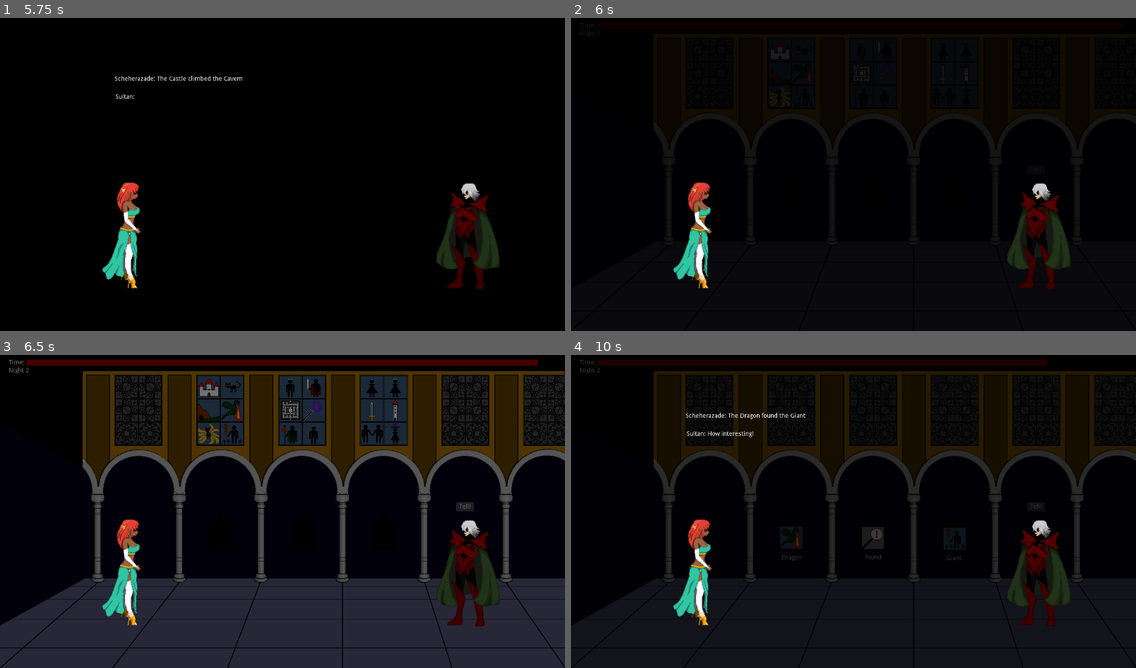
Above: before the commit, frames 1-4 (two rows, left to right).
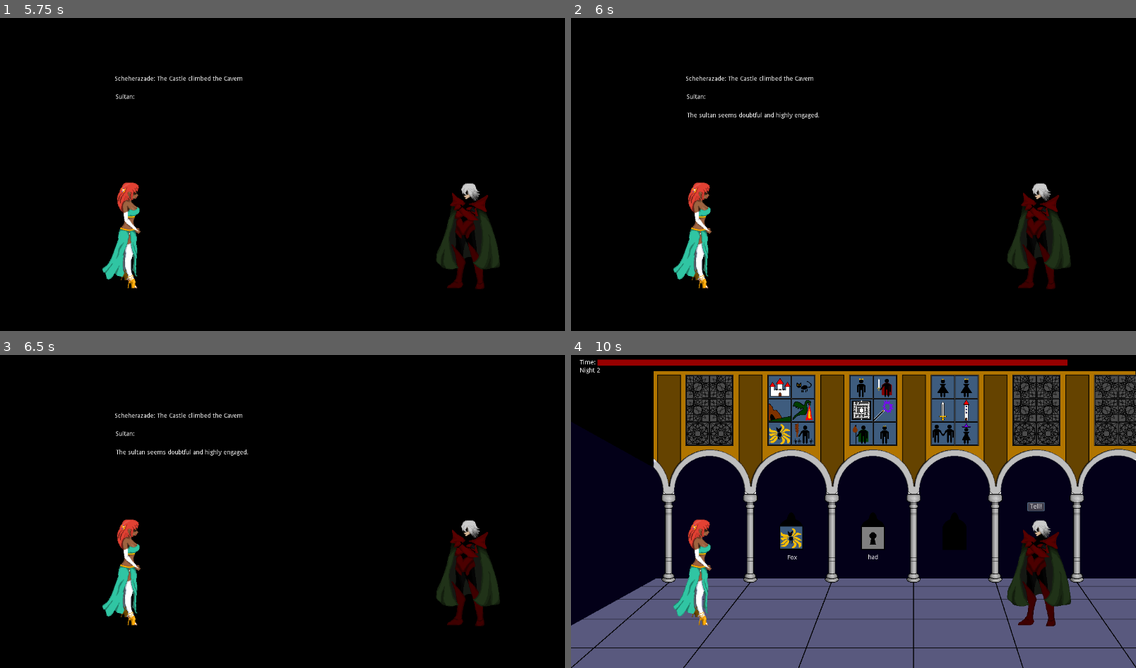
Above: after the commit, the same moments.

Repository: alpacanumerals/LD50
Game: Godot game, scene res://TitleScreen.tscn
Same seed, same stepped clock (60 frames per second), same inputs: the game is played once before the commit and once after it.
Inputs (mouse positions are in pixels of both pictures, inside the frame that each line leads up to):
- Up to frame 1 (5.75 s): click "Start" at 0.5 s; tap Enter at 1.25, 2.75 s; drag from (209, 49) to (220, 199) at 1.27 s; tap Space at 2 s; drag from (231, 49) to (220, 199) at 2.02 s; move the mouse to (209, 74) at 2.77 s; press the mouse at (209, 74) at 2.78 s; release the mouse at (209, 74) at 3.5 s; click "Tell!" at 3.5 s; click "Tell!" at 4.25 s; click "Tell!" at 5 s
- Up to frame 2 (6 s): tap Space at 5.75 s; drag from (870, 33) to (870, 199) at 5.77 s
- Up to frame 3 (6.5 s): no input
- Up to frame 4 (10 s): drag from (802, 411) to (955, 539) at 6.52 s; drag from (780, 433) to (955, 539) at 7.27 s; move the mouse to (802, 433) at 8.02 s; press the mouse at (802, 433) at 8.03 s; release the mouse at (802, 433) at 8.75 s; tap Enter at 8.75 s; drag from (876, 448) to (751, 411) at 8.77 s; drag from (751, 411) to (876, 448) at 9.52 s

Frame 1 is identical in both runs. In frame 2, 0.7% of the frame differs, in the area x 1-100%, y 1-45%; in frame 3, 50%; in frame 4, 53%, in the area x 0-100%, y 1-100%.
Error after the commit: Invalid get index '2' (on base: 'Dictionary'). (res://story_scene.gd:12)

Commit message:
left click advance only at night

Diff:
--- a/night.gd
+++ b/night.gd
@@ -45,7 +45,7 @@
     blank_text()
 
 func _input(event):
-    if (event.is_pressed()):
+    if (event.is_action_pressed("left_click")):
         if (failed):
             match stage:
                 stages.START:
--- a/project.godot
+++ b/project.godot
@@ -286,6 +286,11 @@
 "events": [ Object(InputEventMouseButton,"resource_local_to_scene":false,"resource_name":"","device":0,"alt":false,"shi …(212 unchanged characters)…
  ]
 }
+left_click={
+"deadzone": 0.5,
+"events": [ Object(InputEventMouseButton,"resource_local_to_scene":false,"resource_name":"","device":0,"alt":false,"shift":false,"control":false,"meta":false,"command":false,"button_mask":0,"position":Vector2( 0, 0 ),"global_position":Vector2( 0, 0 ),"factor":1.0,"button_index":1,"pressed":false,"doubleclick":false,"script":null)
+ ]
+}
 
 [physics]
 
